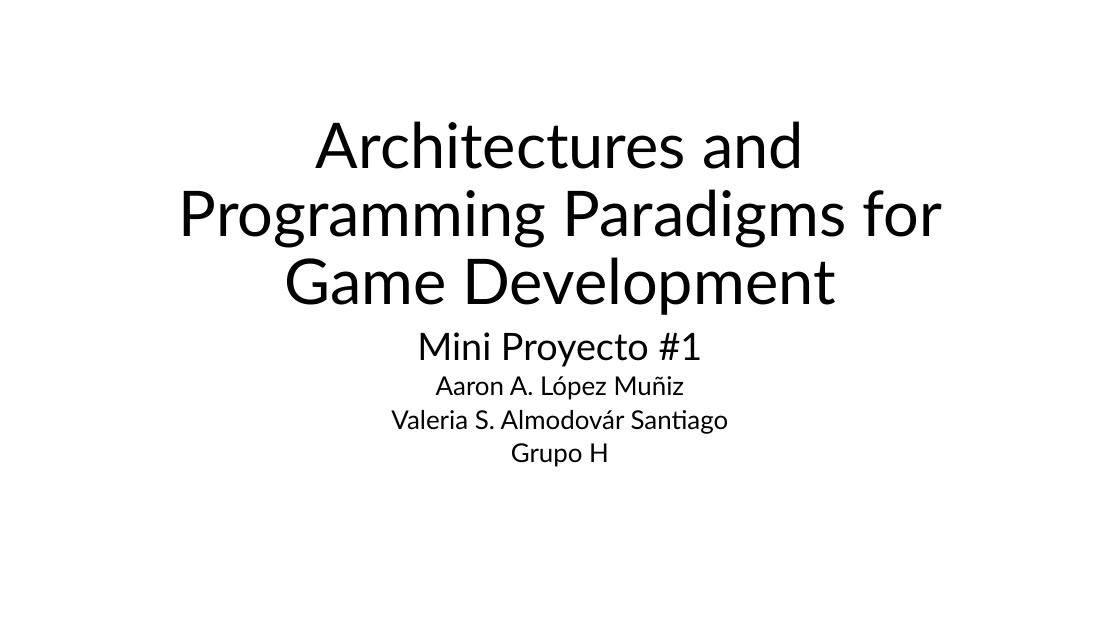
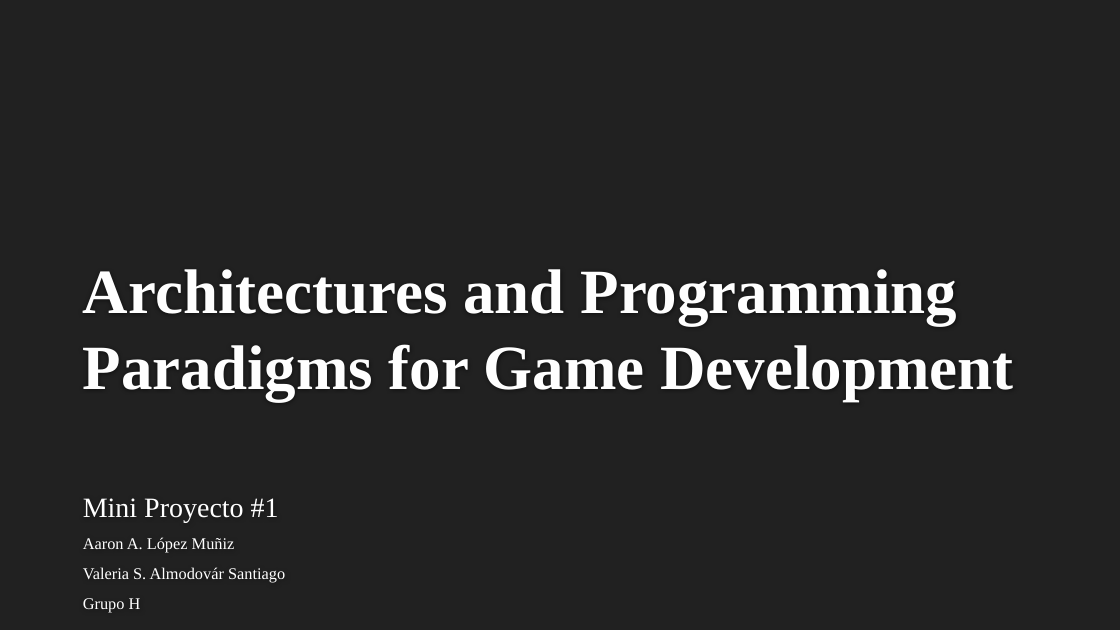
Before and after one commit to ValeriaAlmodovar/MiniProyectoCiic, a slide deck: slide 1 of Explicacion.pptx. Drawn at 1120x630 pixels with LibreOffice and Linux fonts; fonts in the diff are those of the drawing; background and template pictures are left out. Boxes give left, top, right and bottom in pixels: in the first picture for what was removed or moved away, otherwise in the second. Text is boxed around its words. In the diff, an @@ line names an element or a change of style, - is before the commit and + after.

```diff
--- a/Explicacion.pptx
+++ b/Explicacion.pptx
@@ background #FFFFFF to #212121 @@
@@ title "Architectures and Programming Paradigms for ...": place and size @@
-title "Architectures and Programming Paradigms for ..." at (179, 121, 943, 315)
+title "Architectures and Programming Paradigms for ..." at (83, 269, 1014, 401)
@@ title "Architectures and Programming Paradigms for ..." at (83, 269, 1014, 401): font Lato to Times New Roman, text colour #000000 to #FEFEFE, bold on; alignment centre to left; line spacing 0.9 to 1 @@
@@ subtitle "Mini Proyecto #1": place and size @@
-subtitle "Mini Proyecto #1" at (391, 332, 729, 467)
+subtitle "Mini Proyecto #1" at (83, 498, 285, 613)
@@ subtitle "Mini Proyecto #1" at (83, 498, 285, 613): size 32.4 to 24 pt in "Mini Proyecto #1"; font Lato to Times New Roman, text colour #000000 to #FFFFFF; size 22.2 to 14 pt in "Aaron A. López Muñiz", "Valeria S. Almodovár Santiago", "Grupo H"; alignment centre to left; line spacing 0.7 to 1; less space between paragraphs @@
```
Also in this commit, not shown: 8 other slides changed, 1 slide added, 1 slide removed.
